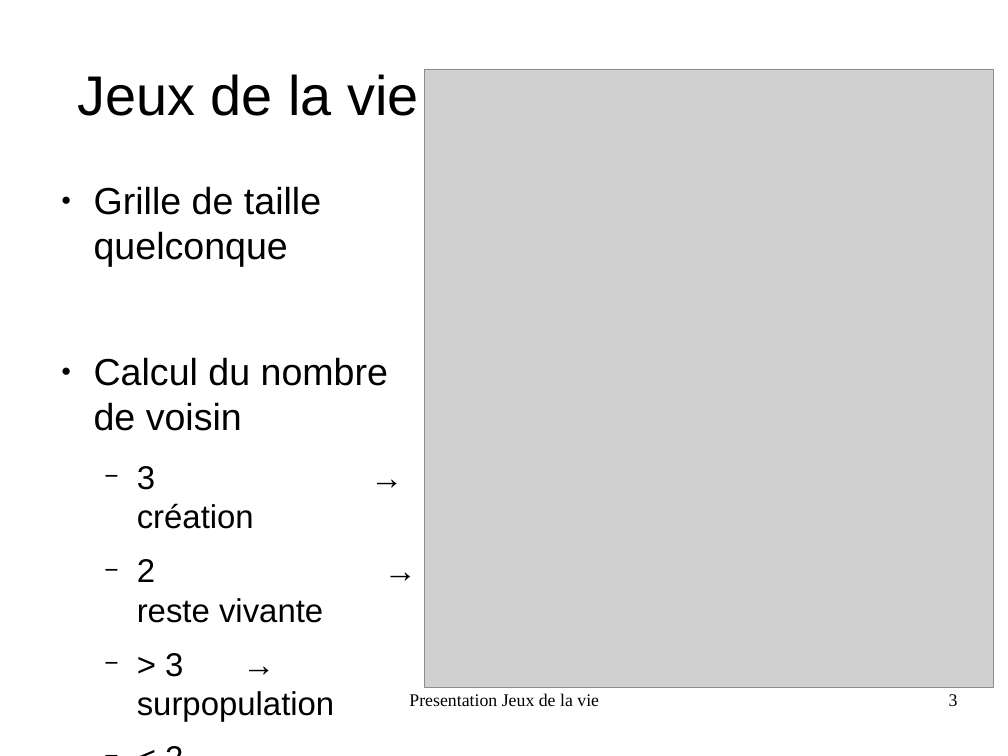
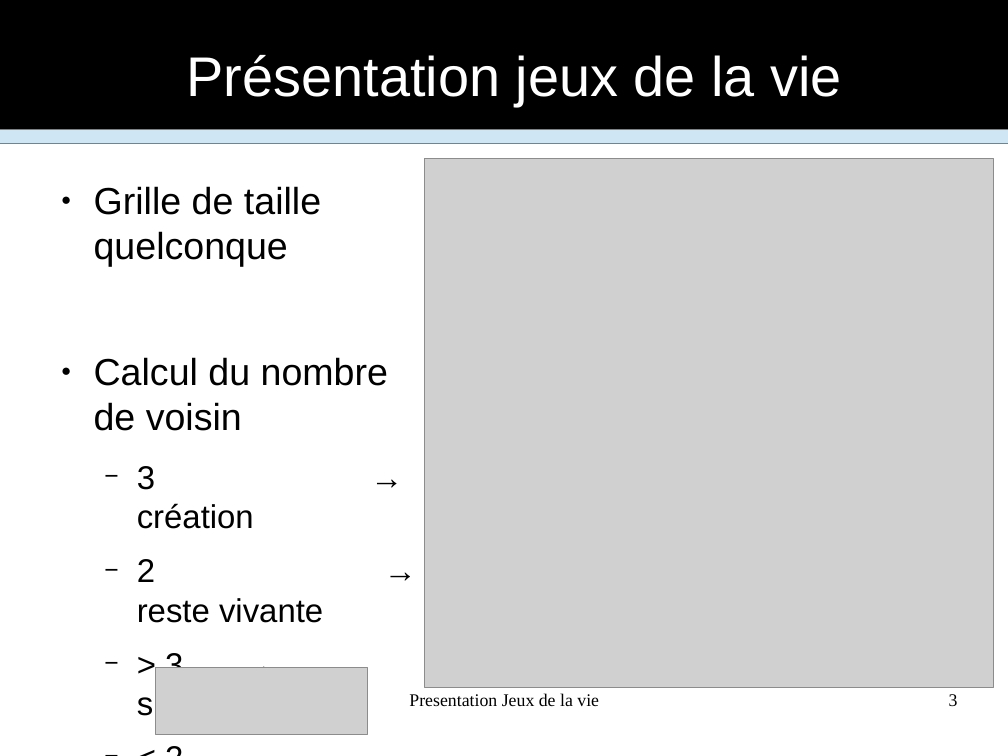
Before and after one commit to FabienInspiron/lifegame, a slide deck: slide 3 of Rapport/Presentation.odp. Drawn at 1008x756 pixels with LibreOffice and Linux fonts; fonts in the diff are those of the drawing; grey boxes stand for pictures. Boxes give left, top, right and bottom in pixels: in the first picture for what was removed or moved away, otherwise in the second. Text is boxed around its words. In the diff, an @@ line names an element or a change of style, - is before the commit and + after.

```diff
--- a/Rapport/Presentation.odp
+++ b/Rapport/Presentation.odp
@@ rectangle added at <box>0,0,1008,130</box>, fill #000000, outline #808080 0 pt @@
@@ title at <box>187,55,841,105</box>: text changed; text colour #000000 to #FFFFFF @@
-Jeux de la vie
+Présentation jeux de la vie
@@ rectangle added at <box>0,130,1008,145</box>, fill #CFE7F5, outline #808080 0 pt @@
@@ picture: place and size @@
-picture at <box>425,69,994,687</box>
+picture at <box>425,158,994,687</box>
@@ picture added at <box>155,668,367,735</box> @@
```
Also in this commit, not shown: 17 other slides changed, 3 other files.
